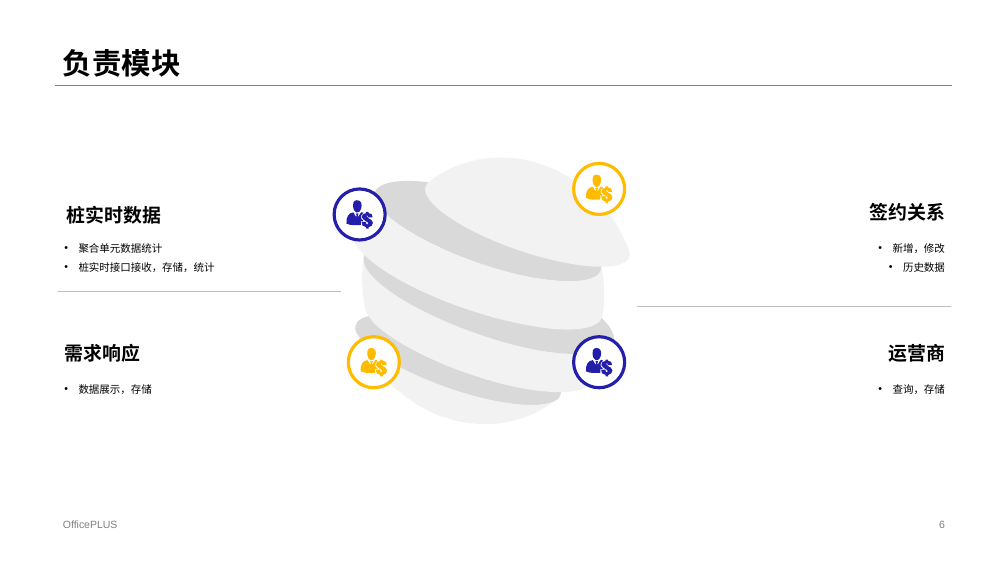
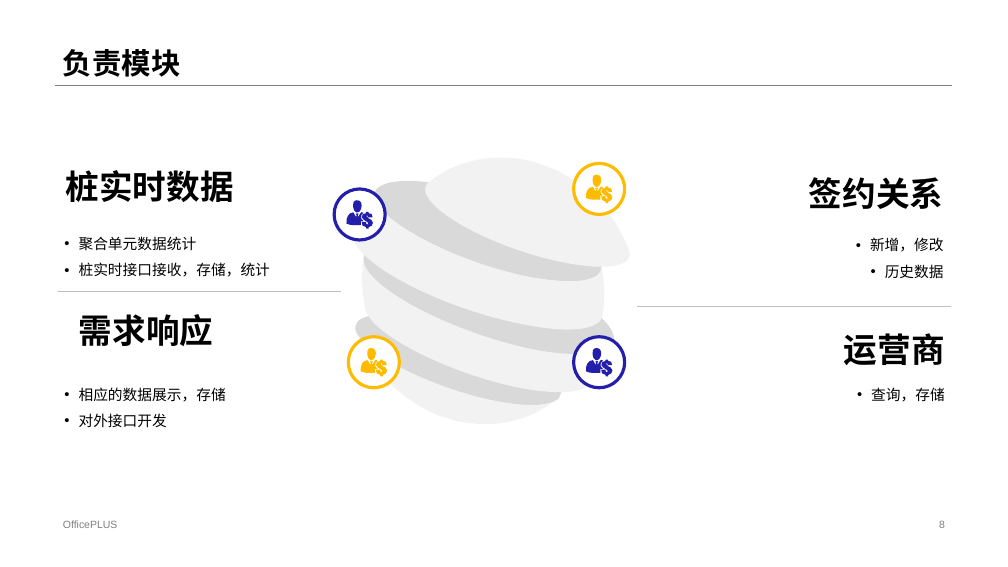
Before and after one commit to czx-dev/note, a slide deck: slide 8 of 陈仲贤述职答辩.pptx (slide 6 before the commit). Drawn at 1008x567 pixels with LibreOffice and Linux fonts; fonts in the diff are those of the drawing. Boxes give left, top, right and bottom in pixels: in the first picture for what was removed or moved away, otherwise in the second. Text is boxed around its words. In the diff, an @@ line names an element or a change of style, - is before the commit and + after.

```diff
--- a/陈仲贤述职答辩.pptx
+++ b/陈仲贤述职答辩.pptx
@@ size 18 to 32 pt in 4 elements at (844, 333, 945, 365), (809, 177, 943, 209), (79, 314, 213, 346), (66, 170, 234, 202) @@
@@ text "桩实时数据": place and size @@
-text "桩实时数据" at (66, 206, 160, 224)
+text "桩实时数据" at (66, 170, 234, 202)
@@ text "签约关系": place and size @@
-text "签约关系" at (869, 203, 945, 221)
+text "签约关系" at (809, 177, 943, 209)
@@ size 10 to 14 pt in 3 elements at (871, 387, 945, 402), (870, 237, 944, 278), (79, 236, 270, 277) @@
@@ text "聚合单元数据统计": place and size @@
-text "聚合单元数据统计" at (79, 243, 215, 272)
+text "聚合单元数据统计" at (79, 236, 270, 277)
@@ text "新增，修改": place and size @@
-text "新增，修改" at (893, 243, 945, 272)
+text "新增，修改" at (870, 237, 944, 278)
@@ text "需求响应": place and size @@
-text "需求响应" at (64, 344, 140, 362)
+text "需求响应" at (79, 314, 213, 346)
@@ text "运营商": place and size @@
-text "运营商" at (888, 344, 945, 362)
+text "运营商" at (844, 333, 945, 365)
@@ text at (79, 387, 226, 428): text changed; size 10 to 14 pt @@
-• 数据展示，存储
+• 相应的数据展示，存储
+• 对外接口开发
```
Also in this commit, not shown: 5 other slides changed, 7 slides added, 3 slides removed.
